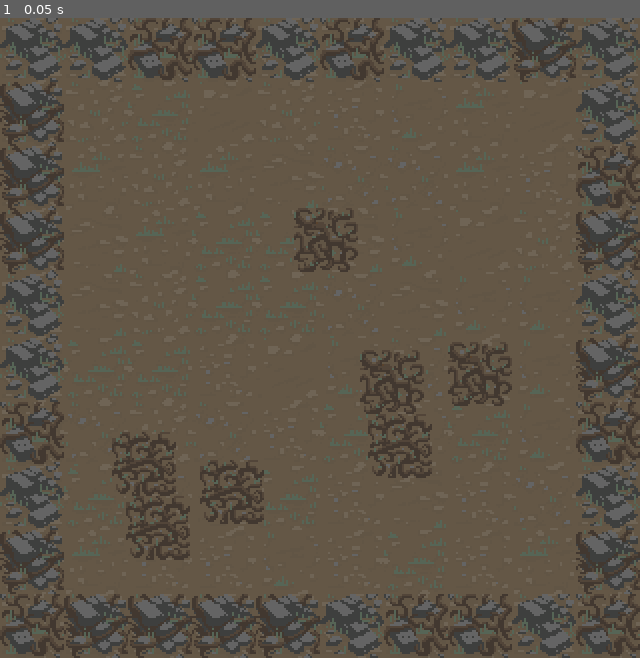
Above: before the commit, frame 1.
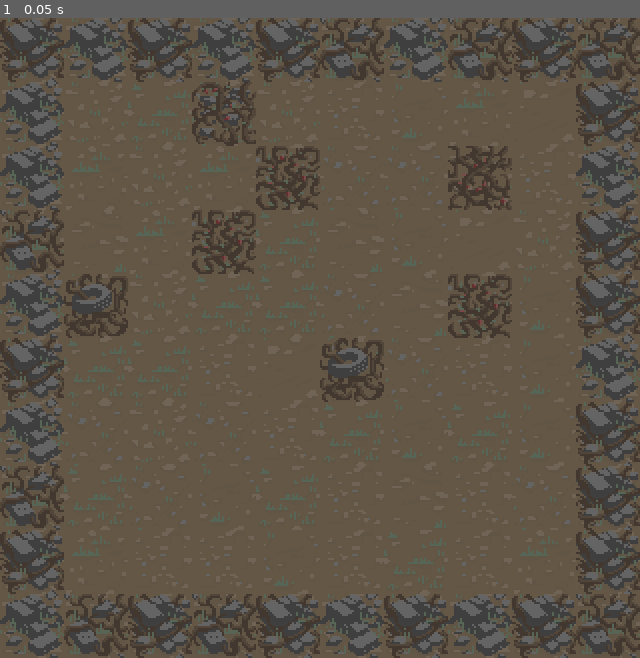
Above: after the commit, the same moment.

Repository: EdwardAngeles/scavengers
Game: Godot game, scene res://scenes/game.tscn
The game is run twice, just before and just after one commit, with the same random seed, the same clock (stepped at 60 frames per second) and the same inputs.
Inputs:
- Up to frame 1 (0.05 s): no input

The runs differ from the first frame. In frame 1, 16% of the frame differs, in the area x 0-100%, y 0-100%.

Commit message:
Refactor board node

Diff:
--- a/scenes/game.tscn
+++ b/scenes/game.tscn
@@ -28,10 +28,16 @@
 [ext_resource type="Texture2D" uid="uid://c5a1427bjuba4" path="res://sprites/player_idle_0.png" id="13_rao5w"]
 [ext_resource type="PackedScene" uid="uid://deebd4ifrkqay" path="res://nodes/inner_walls/inner_wall_1.tscn" id="14_0wr0q"]
 [ext_resource type="Texture2D" uid="uid://br0a6nhn27l2m" path="res://sprites/outler_wall_0.png" id="15_m1goc"]
+[ext_resource type="PackedScene" uid="uid://tegbcb7l5xoy" path="res://nodes/inner_walls/inner_wall_2.tscn" id="15_ssgjd"]
 [ext_resource type="Texture2D" uid="uid://bxk35dtvnurt5" path="res://sprites/outler_wall_1.png" id="16_a0pn6"]
+[ext_resource type="PackedScene" uid="uid://dblni7dcpdwa3" path="res://nodes/inner_walls/inner_wall_3.tscn" id="16_etrng"]
+[ext_resource type="PackedScene" uid="uid://0i86txdqt50t" path="res://nodes/inner_walls/inner_wall_4.tscn" id="17_1ojnm"]
 [ext_resource type="Texture2D" uid="uid://ffgghqp1x2uh" path="res://sprites/outler_wall_2.png" id="17_hfwk7"]
 [ext_resource type="Texture2D" uid="uid://pltrad4tliwb" path="res://sprites/inner_wall_0.png" id="18_nclnj"]
+[ext_resource type="PackedScene" uid="uid://bigbcw2udqbdo" path="res://nodes/inner_walls/inner_wall_5.tscn" id="18_yp7uv"]
 [ext_resource type="Texture2D" uid="uid://b4puwn6yeu40i" path="res://sprites/inner_wall_1.png" id="19_gosxq"]
+[ext_resource type="PackedScene" uid="uid://d14hhj4gjkg71" path="res://nodes/inner_walls/inner_wall_6.tscn" id="19_v8agq"]
+[ext_resource type="PackedScene" uid="uid://bqtaiirdya3fj" path="res://nodes/inner_walls/inner_wall_7.tscn" id="20_dsbse"]
 [ext_resource type="Texture2D" uid="uid://dqohkf6ffnj57" path="res://sprites/inner_wall_3.png" id="20_tdt0q"]
 [ext_resource type="Texture2D" uid="uid://shc8mqgkeytu" path="res://sprites/inner_wall_0_damaged.png" id="21_08yur"]
 [ext_resource type="Texture2D" uid="uid://bmxgbmxikhyrk" path="res://sprites/inner_wall_7_damaged.png" id="22_t2w1b"]
@@ -42,7 +48,7 @@
 script = ExtResource("1_8a7mm")
 scn_floors = Array[PackedScene]([ExtResource("2_2xs7r"), ExtResource("3_igyg0"), ExtResource("4_irl2s"), ExtResource("5_73q05"), ExtResource("6_5exti"), ExtResource("7_45rc0"), ExtResource("8_6aoh6"), ExtResource("9_xceav")])
 scn_outler_walls = Array[PackedScene]([ExtResource("2_4llki"), ExtResource("3_u7nj5"), ExtResource("4_yijmb")])
-scn_inner_walls = Array[PackedScene]([ExtResource("13_qdsu1"), ExtResource("14_0wr0q")])
+scn_inner_walls = Array[PackedScene]([ExtResource("13_qdsu1"), ExtResource("14_0wr0q"), ExtResource("15_ssgjd"), ExtResource("16_etrng"), ExtResource("17_1ojnm"), ExtResource("18_yp7uv"), ExtResource("19_v8agq"), ExtResource("20_dsbse")])
 
 [node name="floors" type="Node2D" parent="board"]
 
--- a/scripts/board.gd
+++ b/scripts/board.gd
@@ -1,11 +1,32 @@
 extends Node2D
 
 
-var viewport_width: int = ProjectSettings.get_setting("display/window/size/viewport_width")
-var viewport_height: int = ProjectSettings.get_setting("display/window/size/viewport_height")
+var board_size := Vector2(
+	ProjectSettings.get_setting("display/window/size/viewport_width"),
+	ProjectSettings.get_setting("display/window/size/viewport_height")
+)
+var cell_size := Vector2(32, 32)
 
-const cell_size_width := 32
-const cell_size_height := 32
+var food_amount := MinMax.new(1, 5)
+var inner_walls_amount := MinMax.new(5, 9)
+
+var board_positions: Dictionary = {}
+var board_positions_occupied : Dictionary  :
+	set(value): pass
+	get:
+		var occupied_positions = {}
+		for pos in board_positions:
+			if board_positions[pos] == null: continue
+			occupied_positions[pos] = board_positions[pos]
+		return occupied_positions
+var board_positions_empty : Dictionary  :
+	set(value): pass
+	get:
+		var empty_positions = {}
+		for pos in board_positions:
+			if board_positions[pos] != null: continue
+			empty_positions[pos] = null
+		return empty_positions
 
 @export var scn_floors : Array[PackedScene] = []
 @export var scn_outler_walls : Array[PackedScene] = []
@@ -15,18 +36,12 @@
 @onready var outler_walls = $outler_walls
 @onready var inner_walls = $inner_walls
 
-const inner_walls_count_min = 5
-const inner_walls_count_max = 9
-
-var food_count_min = 1
-var food_count_max = 5
-
 
 func _ready():
-	#_init_grid_positions_available()
+	init_board_positions()
 
 	generate_floors()
-	generate_outler_wall()
+	generate_outer_wall()
 	generate_inner_wall()
 
 
@@ -34,41 +49,29 @@
 	pass
 
 
-func generate_floors() -> void:
-	for x in range(0, viewport_width, cell_size_width):
-		for y in range(0, viewport_height, cell_size_height):
-			Utils.instance_on_parent(floors, scn_floors.pick_random(), Vector2(x, y))
+func init_board_positions() -> void:
+	for x in range(0, board_size.x, cell_size.x):
+		for y in range(0, board_size.y, cell_size.y):
+			board_positions[Vector2(x, y)] = null
 
 
-func generate_outler_wall() -> void:
-	for x in range(0, viewport_width, cell_size_width):
-		for y in range(0, viewport_height, cell_size_height):
-			if x == 0 or x == 288 or y == 0 or y == 288:
-				Utils.instance_on_parent(outler_walls, scn_outler_walls.pick_random(), Vector2(x, y))
+func generate_floors() -> void:
+	for pos in board_positions:
+		Utils.instance_on_parent(self, scn_floors.pick_random(), pos)
+
+
+func generate_outer_wall() -> void:
+	for pos in board_positions:
+		if !(pos.x == 0 or pos.x == 288 or pos.y == 0 or pos.y == 288): continue
+
+		Utils.instance_on_parent(self, scn_outler_walls.pick_random(), pos)
+		board_positions[pos] = "outler_wall"
 
 
 func generate_inner_wall() -> void:
-	var count = randi_range(inner_walls_count_min, inner_walls_count_max)
+	var count = randi_range(inner_walls_amount.min, inner_walls_amount.max)
 
-	for i in range(count):
-		var random_x = randi_range(cell_size_width , viewport_width  - (2 * cell_size_width ))
-		var random_y = randi_range(cell_size_height, viewport_height - (2 * cell_size_height))
-		var random_position = Vector2(random_x, random_y)
-		Utils.instance_on_parent(inner_walls, scn_inner_walls.pick_random(), random_position)
-	pass
-
-
-#func _init_grid_positions_available() -> void:
-	#grid_positions_available.clear()
-	#for x in range(0, viewport_width, cell_size_width):
-		#for y in range(0, viewport_height, cell_size_height):
-			#grid_positions_available.append(Vector2(x, y))
-#
-#
-
-#func get_random_position():
-	#var rand_index = randi_range(0, grid_positions_available.size()-1)
-	#var rand_position = grid_positions_available[rand_index]
-	#grid_positions_available.remove_at(rand_index)
-	#return rand_position
-	#pass
+	for i in count:
+		var random_position = board_positions_empty.keys().pick_random()
+		Utils.instance_on_parent(self, scn_inner_walls.pick_random(), random_position)
+		board_positions[random_position] = "inner_walls"
--- a/scripts/utils.gd
+++ b/scripts/utils.gd
@@ -12,6 +12,7 @@
 func choose(choises):
 	return choises[randi_range(0, choises.size()-1)]
 
+
 func instance_on_parent(parent_node: Node, scene_to_instantiate: PackedScene, position: Vector2) -> Node:
 	var instance := scene_to_instantiate.instantiate()
 	if instance is Node2D:
Not shown: 1 places in scenes/game.tscn that only renumber resources
